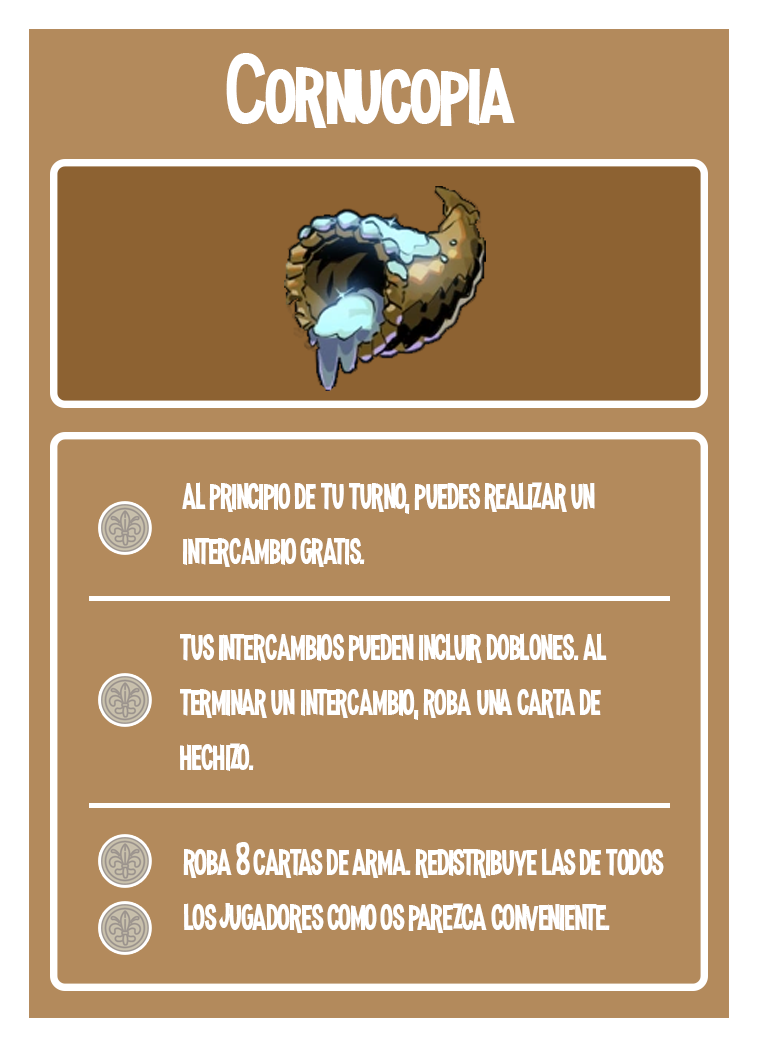
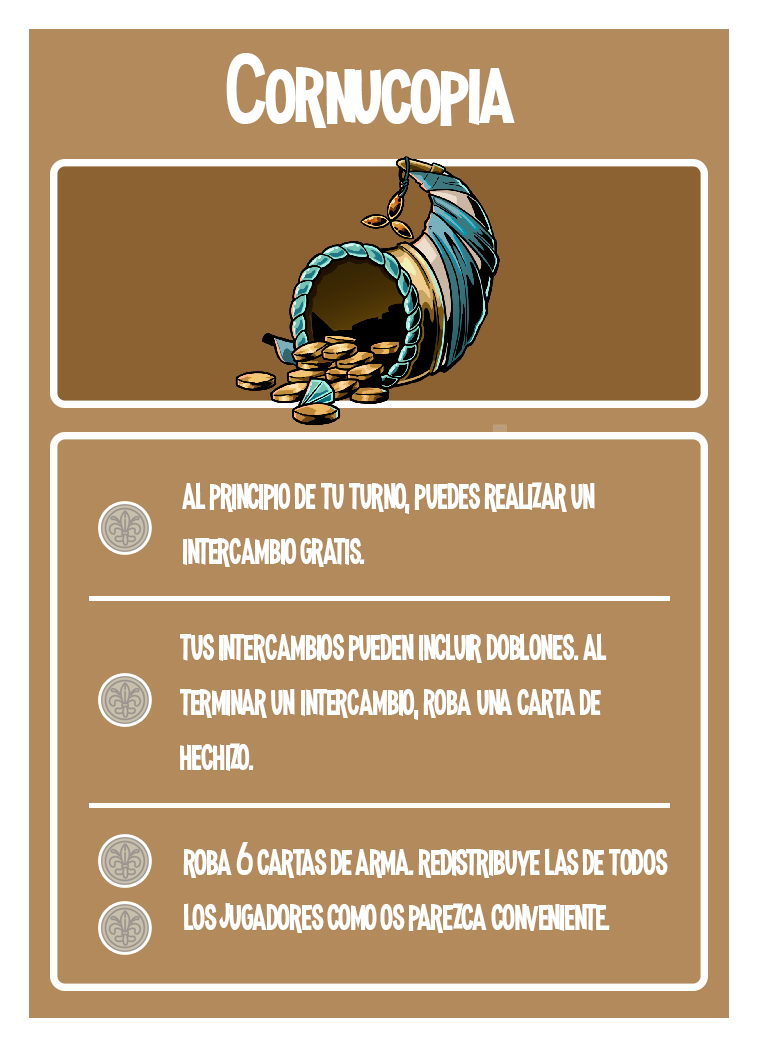
Before/after of a 758px x 1047px layered artwork. What changed in the layer stack:
renamed "roba 8 cartas de arma. redistribuye las de todos los jugadores" to "roba 6 cartas de arma. redistribuye las de todos los jugadores", painted on it over [236, 842, 668, 878]
painted on "Capa 1" over [235, 156, 507, 432]